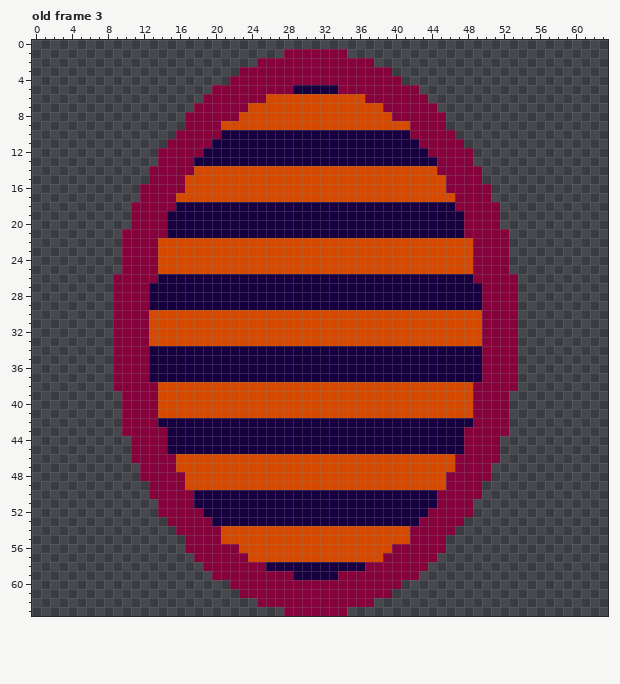
A pixel-art file gets an edit: Assets/Graphics/Sprites/portal.aseprite. Above is the file before it was changed.
64x64 pixels, 3 frames. Shown: old frame 3. The commit also changed other frames, which this record leaves out.
After:
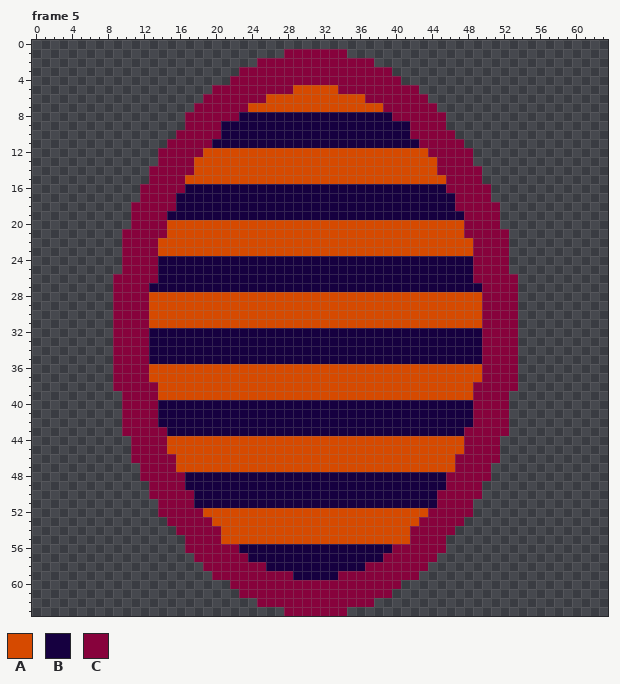
Palette (. is transparent): A #d64a00  B #160040  C #87023c
A new or re-ordered frame is compared with the old frame closest to it.
Changes in this commit:
frames 3 -> 8
--- frame 5 is new; against old frame 3, layer "shimmer"
@@ x 11..51 @@
  4 ...........CCCCCCCCCCCCCCCCCCC...........
- 5 .........CCCCCCCCCBBBBBCCCCCCCCC.........
+ 5 .........CCCCCCCCCAAAAACCCCCCCCC.........
  6 ........CCCCCCCAAAAAAAAAAACCCCCCC........
  7 .......CCCCCCAAAAAAAAAAAAAAACCCCCC.......
- 8 ......CCCCCCAAAAAAAAAAAAAAAAACCCCCC......
- 9 ......CCCCAAAAAAAAAAAAAAAAAAAAACCCC......
+ 8 ......CCCCCCBBBBBBBBBBBBBBBBBCCCCCC......
+ 9 ......CCCCBBBBBBBBBBBBBBBBBBBBBCCCC......
 10 .....CCCCCBBBBBBBBBBBBBBBBBBBBBCCCCC.....
 11 ....CCCCCBBBBBBBBBBBBBBBBBBBBBBBCCCCC....
-12 ...CCCCCBBBBBBBBBBBBBBBBBBBBBBBBBCCCCC...
-13 ...CCCCBBBBBBBBBBBBBBBBBBBBBBBBBBBCCCC...
+12 ...CCCCCAAAAAAAAAAAAAAAAAAAAAAAAACCCCC...
+13 ...CCCCAAAAAAAAAAAAAAAAAAAAAAAAAAACCCC...
 14 ..CCCCCAAAAAAAAAAAAAAAAAAAAAAAAAAACCCCC..
 15 ..CCCCAAAAAAAAAAAAAAAAAAAAAAAAAAAAACCCC..
-16 .CCCCCAAAAAAAAAAAAAAAAAAAAAAAAAAAAACCCCC.
-17 .CCCCAAAAAAAAAAAAAAAAAAAAAAAAAAAAAAACCCC.
+16 .CCCCCBBBBBBBBBBBBBBBBBBBBBBBBBBBBBCCCCC.
+17 .CCCCBBBBBBBBBBBBBBBBBBBBBBBBBBBBBBBCCCC.
 18 CCCCCBBBBBBBBBBBBBBBBBBBBBBBBBBBBBBBCCCCC
 19 CCCCBBBBBBBBBBBBBBBBBBBBBBBBBBBBBBBBBCCCC
-20 CCCCBBBBBBBBBBBBBBBBBBBBBBBBBBBBBBBBBCCCC
-21 CCCCBBBBBBBBBBBBBBBBBBBBBBBBBBBBBBBBBCCCC
+20 CCCCAAAAAAAAAAAAAAAAAAAAAAAAAAAAAAAAACCCC
+21 CCCCAAAAAAAAAAAAAAAAAAAAAAAAAAAAAAAAACCCC
 22 CCCAAAAAAAAAAAAAAAAAAAAAAAAAAAAAAAAAAACCC
 23 CCCAAAAAAAAAAAAAAAAAAAAAAAAAAAAAAAAAAACCC
-24 CCCAAAAAAAAAAAAAAAAAAAAAAAAAAAAAAAAAAACCC
-25 CCCAAAAAAAAAAAAAAAAAAAAAAAAAAAAAAAAAAACCC
+24 CCCBBBBBBBBBBBBBBBBBBBBBBBBBBBBBBBBBBBCCC
+25 CCCBBBBBBBBBBBBBBBBBBBBBBBBBBBBBBBBBBBCCC
 26 CCCBBBBBBBBBBBBBBBBBBBBBBBBBBBBBBBBBBBCCC
 27 CCBBBBBBBBBBBBBBBBBBBBBBBBBBBBBBBBBBBBBCC
-28 CCBBBBBBBBBBBBBBBBBBBBBBBBBBBBBBBBBBBBBCC
-29 CCBBBBBBBBBBBBBBBBBBBBBBBBBBBBBBBBBBBBBCC
+28 CCAAAAAAAAAAAAAAAAAAAAAAAAAAAAAAAAAAAAACC
+29 CCAAAAAAAAAAAAAAAAAAAAAAAAAAAAAAAAAAAAACC
 30 CCAAAAAAAAAAAAAAAAAAAAAAAAAAAAAAAAAAAAACC
 31 CCAAAAAAAAAAAAAAAAAAAAAAAAAAAAAAAAAAAAACC
-32 CCAAAAAAAAAAAAAAAAAAAAAAAAAAAAAAAAAAAAACC
-33 CCAAAAAAAAAAAAAAAAAAAAAAAAAAAAAAAAAAAAACC
+32 CCBBBBBBBBBBBBBBBBBBBBBBBBBBBBBBBBBBBBBCC
+33 CCBBBBBBBBBBBBBBBBBBBBBBBBBBBBBBBBBBBBBCC
 34 CCBBBBBBBBBBBBBBBBBBBBBBBBBBBBBBBBBBBBBCC
 35 CCBBBBBBBBBBBBBBBBBBBBBBBBBBBBBBBBBBBBBCC
-36 CCBBBBBBBBBBBBBBBBBBBBBBBBBBBBBBBBBBBBBCC
-37 CCBBBBBBBBBBBBBBBBBBBBBBBBBBBBBBBBBBBBBCC
+36 CCAAAAAAAAAAAAAAAAAAAAAAAAAAAAAAAAAAAAACC
+37 CCAAAAAAAAAAAAAAAAAAAAAAAAAAAAAAAAAAAAACC
 38 CCCAAAAAAAAAAAAAAAAAAAAAAAAAAAAAAAAAAACCC
 39 CCCAAAAAAAAAAAAAAAAAAAAAAAAAAAAAAAAAAACCC
-40 CCCAAAAAAAAAAAAAAAAAAAAAAAAAAAAAAAAAAACCC
-41 CCCAAAAAAAAAAAAAAAAAAAAAAAAAAAAAAAAAAACCC
+40 CCCBBBBBBBBBBBBBBBBBBBBBBBBBBBBBBBBBBBCCC
+41 CCCBBBBBBBBBBBBBBBBBBBBBBBBBBBBBBBBBBBCCC
 42 CCCBBBBBBBBBBBBBBBBBBBBBBBBBBBBBBBBBBBCCC
 43 CCCCBBBBBBBBBBBBBBBBBBBBBBBBBBBBBBBBBCCCC
-44 CCCCBBBBBBBBBBBBBBBBBBBBBBBBBBBBBBBBBCCCC
-45 CCCCBBBBBBBBBBBBBBBBBBBBBBBBBBBBBBBBBCCCC
+44 CCCCAAAAAAAAAAAAAAAAAAAAAAAAAAAAAAAAACCCC
+45 CCCCAAAAAAAAAAAAAAAAAAAAAAAAAAAAAAAAACCCC
 46 CCCCCAAAAAAAAAAAAAAAAAAAAAAAAAAAAAAACCCCC
 47 .CCCCAAAAAAAAAAAAAAAAAAAAAAAAAAAAAAACCCC.
-48 .CCCCCAAAAAAAAAAAAAAAAAAAAAAAAAAAAACCCCC.
-49 ..CCCCAAAAAAAAAAAAAAAAAAAAAAAAAAAAACCCC..
+48 .CCCCCBBBBBBBBBBBBBBBBBBBBBBBBBBBBBCCCCC.
+49 ..CCCCBBBBBBBBBBBBBBBBBBBBBBBBBBBBBCCCC..
 50 ..CCCCCBBBBBBBBBBBBBBBBBBBBBBBBBBBCCCCC..
 51 ...CCCCBBBBBBBBBBBBBBBBBBBBBBBBBBBCCCC...
-52 ...CCCCCBBBBBBBBBBBBBBBBBBBBBBBBBCCCCC...
-53 ....CCCCCBBBBBBBBBBBBBBBBBBBBBBBCCCCC....
+52 ...CCCCCAAAAAAAAAAAAAAAAAAAAAAAAACCCCC...
+53 ....CCCCCAAAAAAAAAAAAAAAAAAAAAAACCCCC....
 54 .....CCCCCAAAAAAAAAAAAAAAAAAAAACCCCC.....
 55 ......CCCCAAAAAAAAAAAAAAAAAAAAACCCC......
-56 ......CCCCCCAAAAAAAAAAAAAAAAACCCCCC......
-57 .......CCCCCCAAAAAAAAAAAAAAACCCCCC.......
+56 ......CCCCCCBBBBBBBBBBBBBBBBBCCCCCC......
+57 .......CCCCCCBBBBBBBBBBBBBBBCCCCCC.......
 58 ........CCCCCCCBBBBBBBBBBBCCCCCCC........
